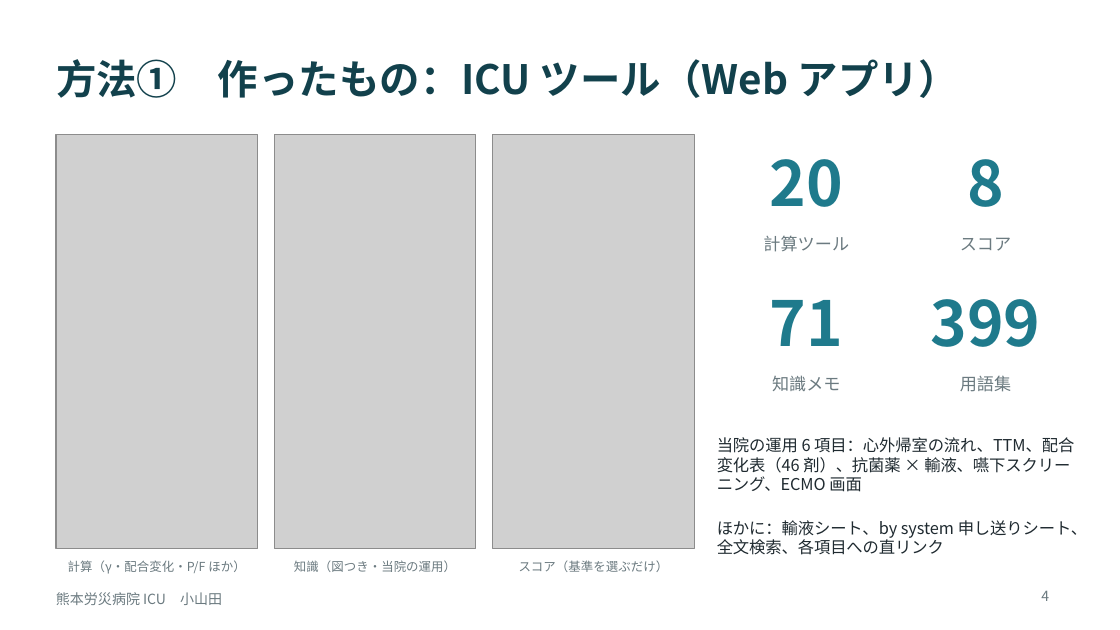
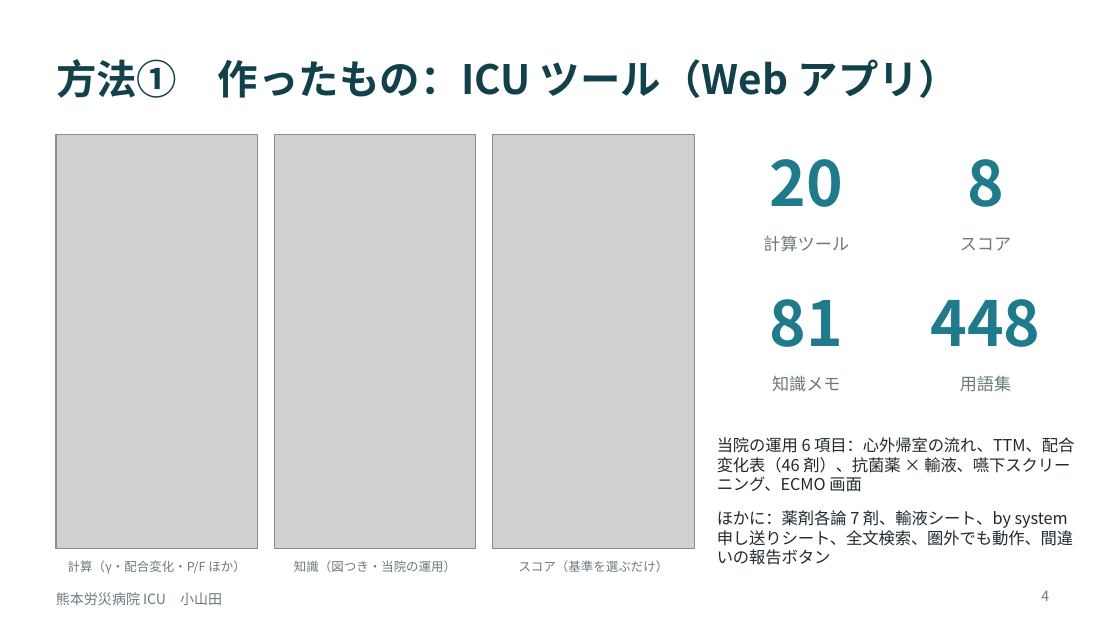
Before and after one commit to koki2983/icu-tool, a slide deck: slide 4 of docs/発表準備/ICUツール_発表スライド_叩き台.pptx. Drawn at 1120x630 pixels with LibreOffice and Linux fonts; fonts in the diff are those of the drawing; grey boxes stand for pictures. Boxes give left, top, right and bottom in pixels: in the first picture for what was removed or moved away, otherwise in the second. Text is boxed around its words. In the diff, an @@ line names an element or a change of style, - is before the commit and + after.

```diff
--- a/docs/発表準備/ICUツール_発表スライド_叩き台.pptx
+++ b/docs/発表準備/ICUツール_発表スライド_叩き台.pptx
@@ text at [770,299,843,347]: text changed @@
-71
+81
@@ text at [931,299,1041,347]: text changed @@
-399
+448
@@ text at [717,510,1073,565]: text changed @@
-ほかに：輸液シート、by system 申し送りシート、全文検索、各項目への直リンク
+ほかに：薬剤各論 7 剤、輸液シート、by system 申し送りシート、全文検索、圏外でも動作、間違いの報告ボタン
```
Also in this commit, not shown: 2 other files.
